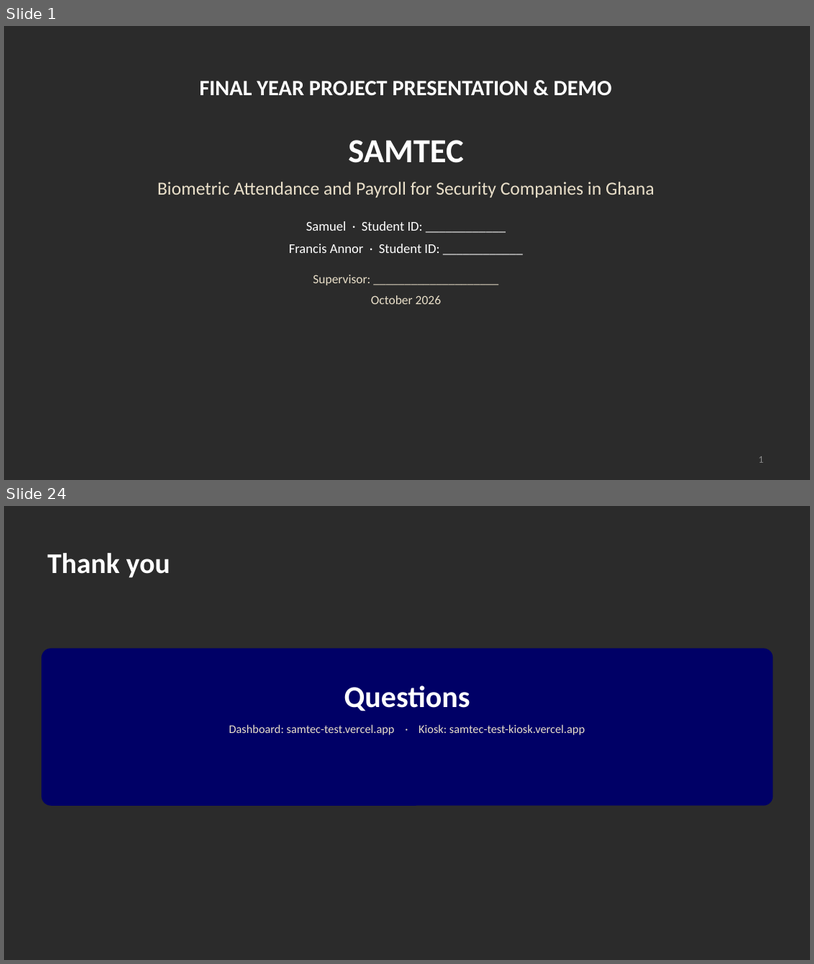
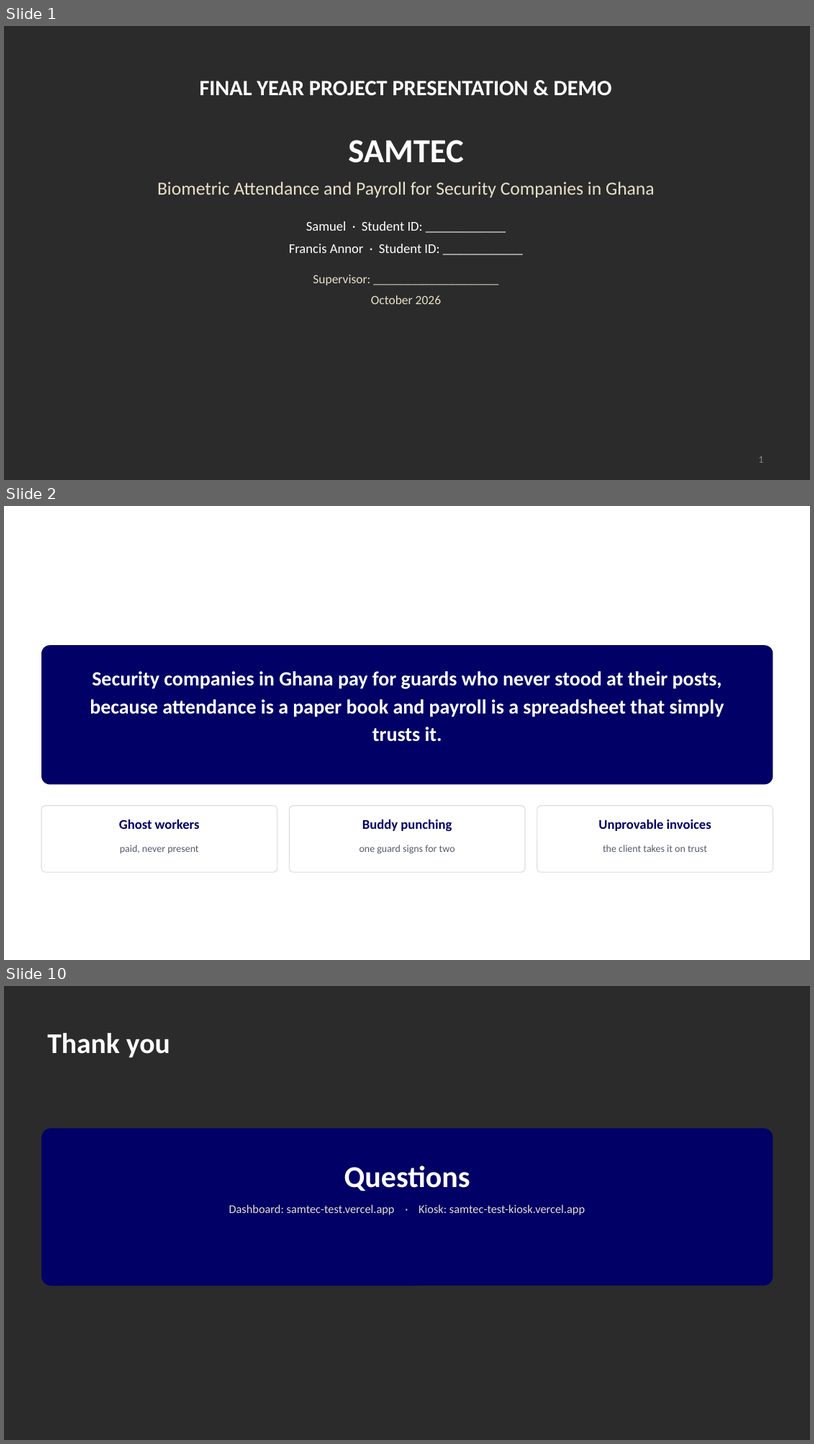
Before and after one commit to TEAM-DEVV/samtec-security-system, a slide deck: docs/guides/SAMTEC-defence-slides.pptx. Shown one above the other, each under a label of ours: slides 1 and 24 before the commit, slides 1, 2 and 10 after it; the slides between them are not shown. The pictures are 814x964 and 814x1444 pixels, drawn with LibreOffice and Linux fonts; fonts in the diff are those of the drawing; background and template pictures are left out; a plain dark background stands for a picture behind light text. Boxes give left, top, right and bottom in pixels: in the first picture for what was removed or moved away, otherwise in the second. Text is boxed around its words. In the diff, an @@ line names an element or a change of style, - is before the commit and + after.

```diff
--- a/docs/guides/SAMTEC-defence-slides.pptx
+++ b/docs/guides/SAMTEC-defence-slides.pptx
@@ slide 2 added at (4, 506, 810, 960), background picture (left out) @@
@@ title added at (41, 531, 774, 592), 34 pt, text #FFFFFF, bold @@
+The research problem
@@ rounded rectangle added at (41, 645, 774, 784), fill #000066 @@
@@ text added at (90, 671, 725, 741), 24 pt, text #FFFFFF, bold @@
+Security companies in Ghana pay for guards who never stood at their posts, because attendance is a paper book and payroll is a spreadsheet that simply trusts it.
@@ rounded rectangle added at (41, 806, 278, 872), fill #FFFFFF, outline #DDDDE6 1 pt @@
@@ rounded rectangle added at (290, 806, 525, 872), fill #FFFFFF, outline #DDDDE6 1 pt @@
@@ rounded rectangle added at (538, 806, 774, 872), fill #FFFFFF, outline #DDDDE6 1 pt @@
@@ text added at (119, 819, 200, 829), 16 pt, text #000066, bold @@
+Ghost workers
@@ text added at (363, 819, 452, 831), 16 pt, text #000066, bold @@
+Buddy punching
@@ text added at (599, 819, 712, 831), 16 pt, text #000066, bold @@
+Unprovable invoices
@@ text added at (120, 844, 198, 853), 12 pt, text #555A6E @@
+paid, never present
@@ text added at (360, 844, 455, 854), 12 pt, text #555A6E @@
+one guard signs for two
@@ text added at (603, 844, 707, 852), 12 pt, text #555A6E @@
+the client takes it on trust
@@ what was slide 24 is now slide 10 @@
```
Also in this commit, not shown: 2 slides changed, 5 other slides added, 20 slides removed, 1 other file.
